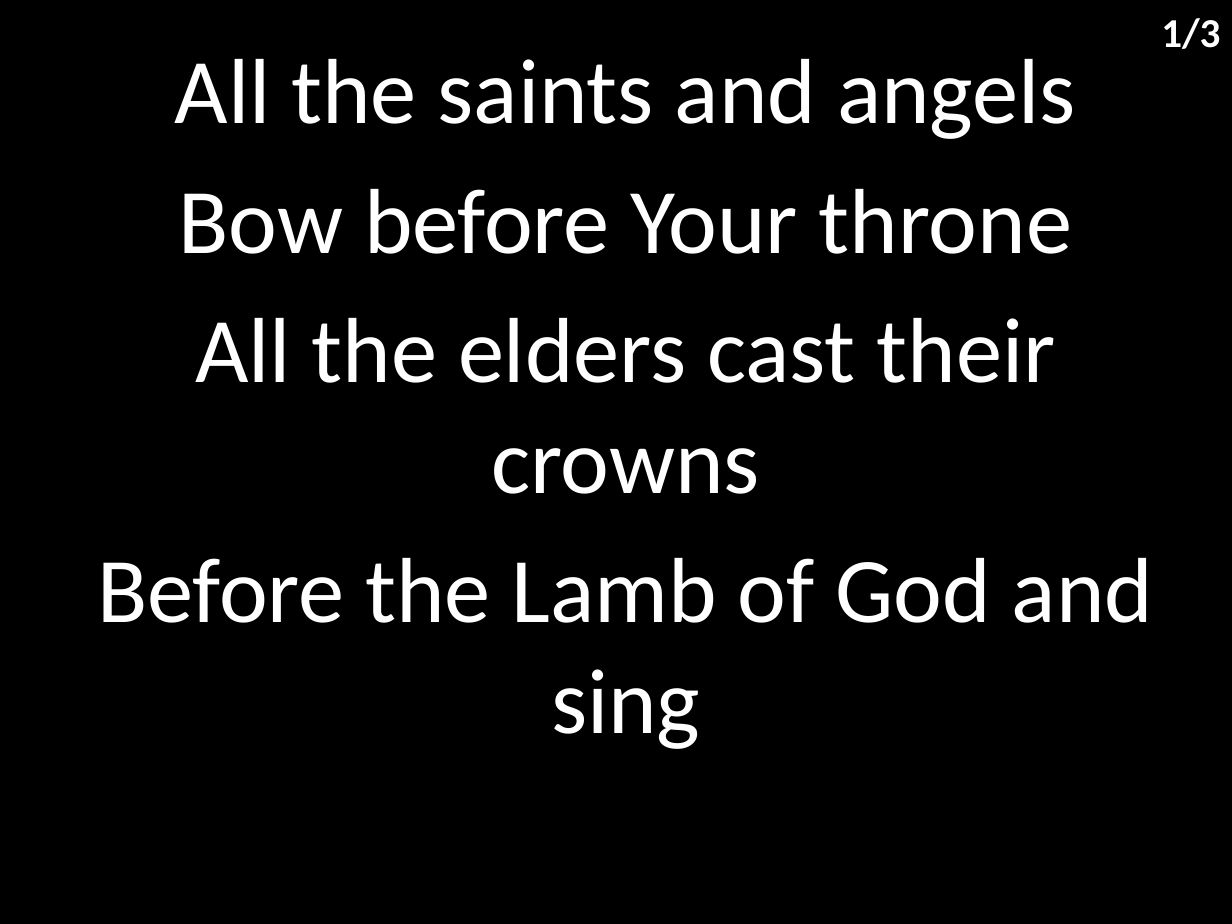
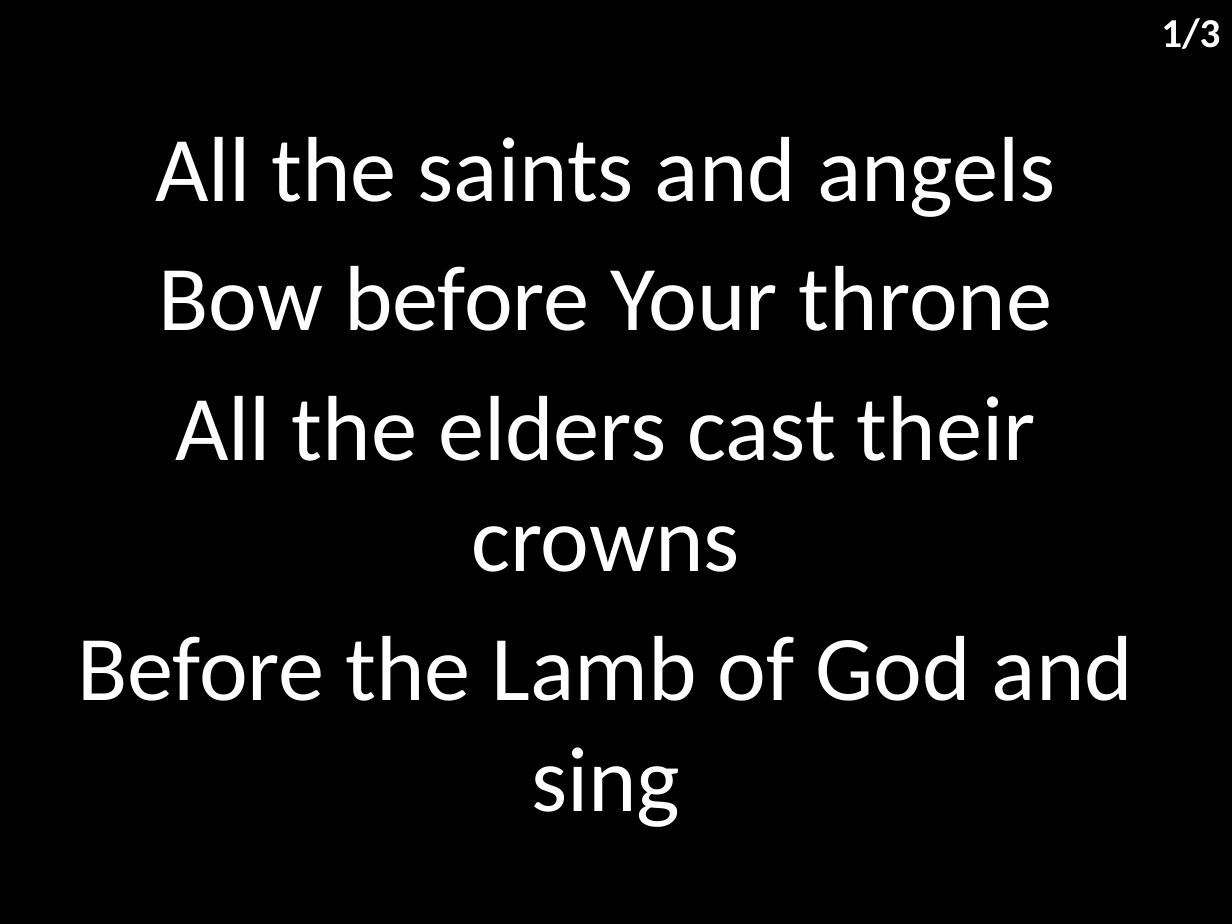
Before and after one commit to hoo-are-ya/worship, a slide deck: slide 2 of docs/songs/worthy of it all.pptx. Drawn at 1232x924 pixels with LibreOffice and Linux fonts; fonts in the diff are those of the drawing. Boxes give left, top, right and bottom in pixels: in the first picture for what was removed or moved away, otherwise in the second. Text is boxed around its words. In the diff, an @@ line names an element or a change of style, - is before the commit and + after.

```diff
--- a/docs/songs/worthy of it all.pptx
+++ b/docs/songs/worthy of it all.pptx
@@ subtitle "All the saints and angels": place and size @@
-subtitle "All the saints and angels" at (97, 59, 1153, 749)
+subtitle "All the saints and angels" at (78, 137, 1133, 827)
```
Also in this commit, not shown: 2 other slides changed, 7 other files.
